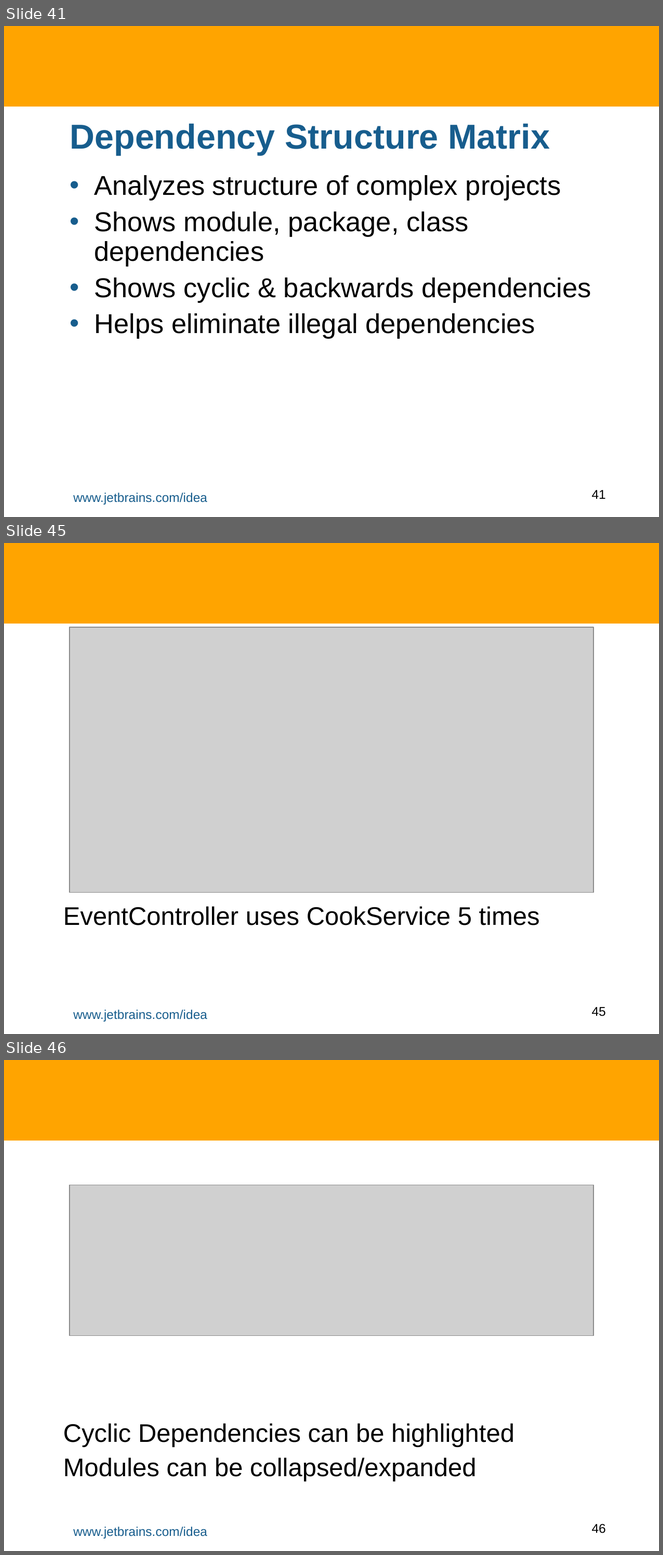
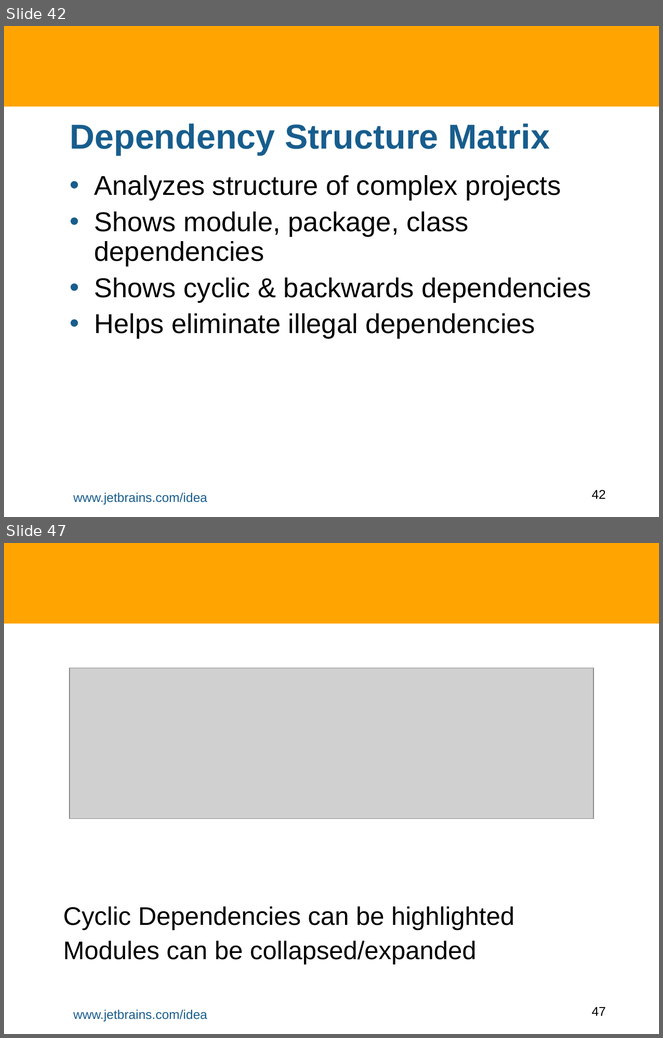
Before and after one commit to HamletDRC/presentations, a slide deck: staticanalysis/StaticAnalysisInIDEA.odp. Shown one above the other, each under a label of ours: slides 41, 45 and 46 before the commit, slides 42 and 47 after it; the slides between them are not shown. The pictures are 663x1555 and 663x1038 pixels, drawn with LibreOffice and Linux fonts; fonts in the diff are those of the drawing; grey boxes stand for pictures; background and template pictures are left out. Boxes give left, top, right and bottom in pixels: in the first picture for what was removed or moved away, otherwise in the second. Text is boxed around its words. In the diff, an @@ line names an element or a change of style, - is before the commit and + after.

```diff
--- a/staticanalysis/StaticAnalysisInIDEA.odp
+++ b/staticanalysis/StaticAnalysisInIDEA.odp
@@ slide 45 removed at <box>4,543,659,1034</box>, background #FFFFFF; not listed: 3 template elements that a slide beside it also shows @@
@@ picture removed at <box>70,628,594,893</box> @@
@@ subtitle removed at <box>63,906,540,926</box> @@
-EventController uses CookService 5 times
@@ what was slide 41 is now slide 42 @@
@@ page number at <box>592,490,606,499</box>: text changed @@
-41
+42
@@ what was slide 46 is now slide 47 @@
@@ page number at <box>592,1007,606,1016</box>: text changed @@
-46
+47
```
Also in this commit, not shown: 10 slides changed, 4 slides added, 8 other slides removed, 1 other file.
